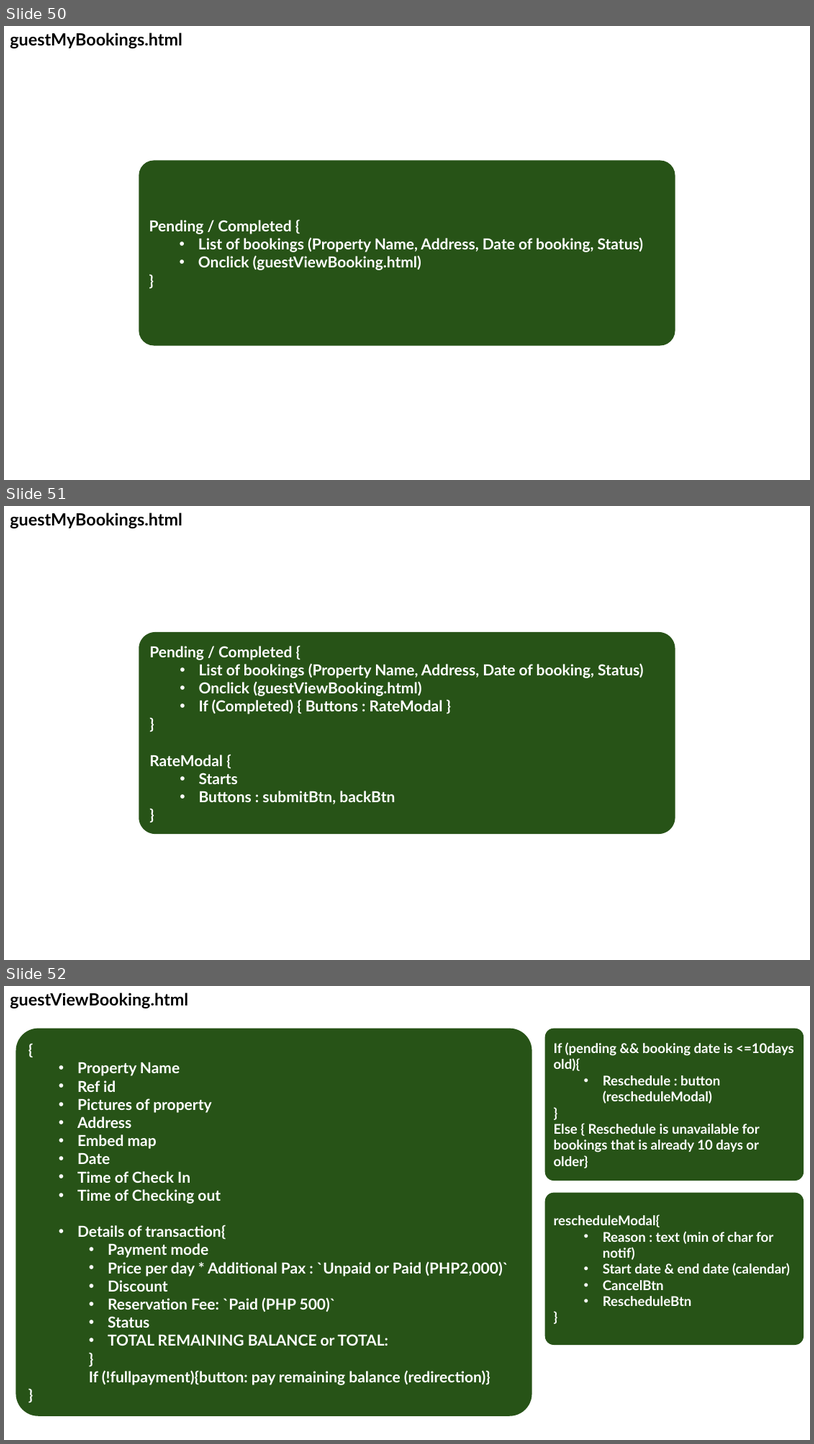
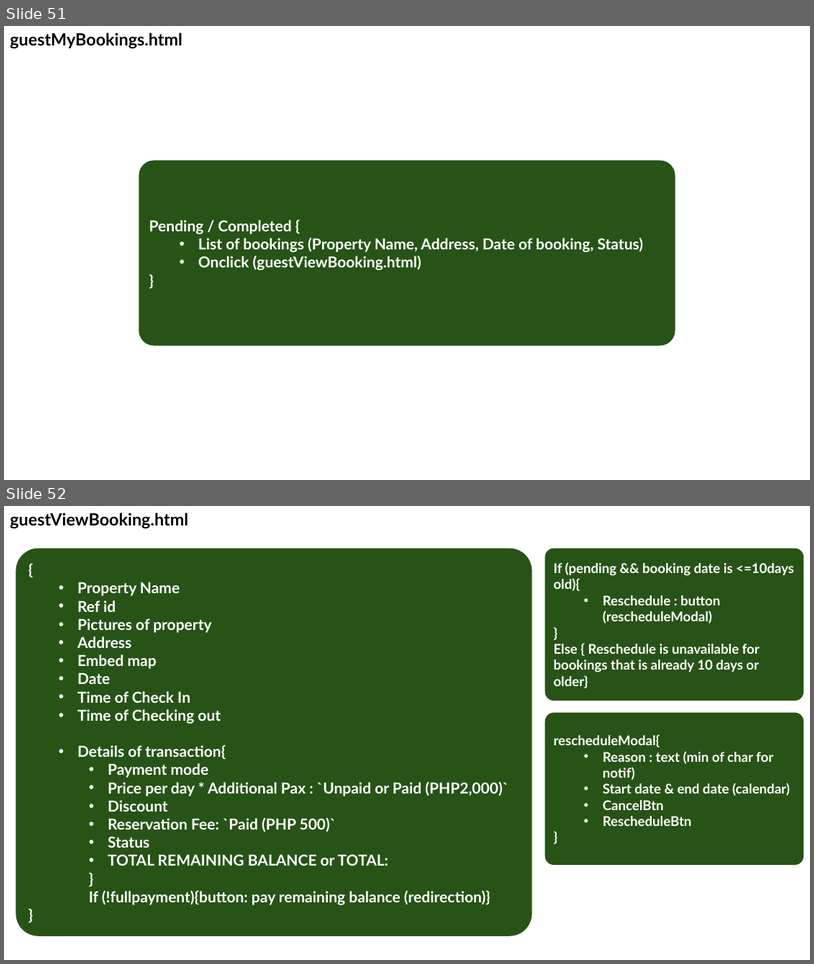
Before and after one commit to Booking-Resevation-Betcha-Homie-House/CAPSTONE-Development-Road-Map, a slide deck: betchaBooking-USECASE.pptx. Shown one above the other, each under a label of ours: slides 50, 51 and 52 before the commit, slides 51 and 52 after it. The pictures are 814x1444 and 814x964 pixels, drawn with LibreOffice and Linux fonts; fonts in the diff are those of the drawing. Boxes give left, top, right and bottom in pixels: in the first picture for what was removed or moved away, otherwise in the second. Text is boxed around its words. In the diff, an @@ line names an element or a change of style, - is before the commit and + after.

```diff
--- a/betchaBooking-USECASE.pptx
+++ b/betchaBooking-USECASE.pptx
@@ slide 51 removed at [4,506,810,960], background #FFFFFF @@
@@ text removed at [10,512,183,529] @@
-guestMyBookings.html
@@ rounded rectangle removed at [139,632,676,834] @@
-Pending / Completed {
-  • List of bookings (Property Name, Address, Date of booking, Status)
-  • Onclick (guestViewBooking.html)
-  • If (Completed) { Buttons : RateModal }
-}
-RateModal {
-  • Starts
-  • Buttons : submitBtn, backBtn
-}
@@ what was slide 50 is now slide 51 @@
```
Also in this commit, not shown: 8 slides changed, 1 slide added, 1 other file.
